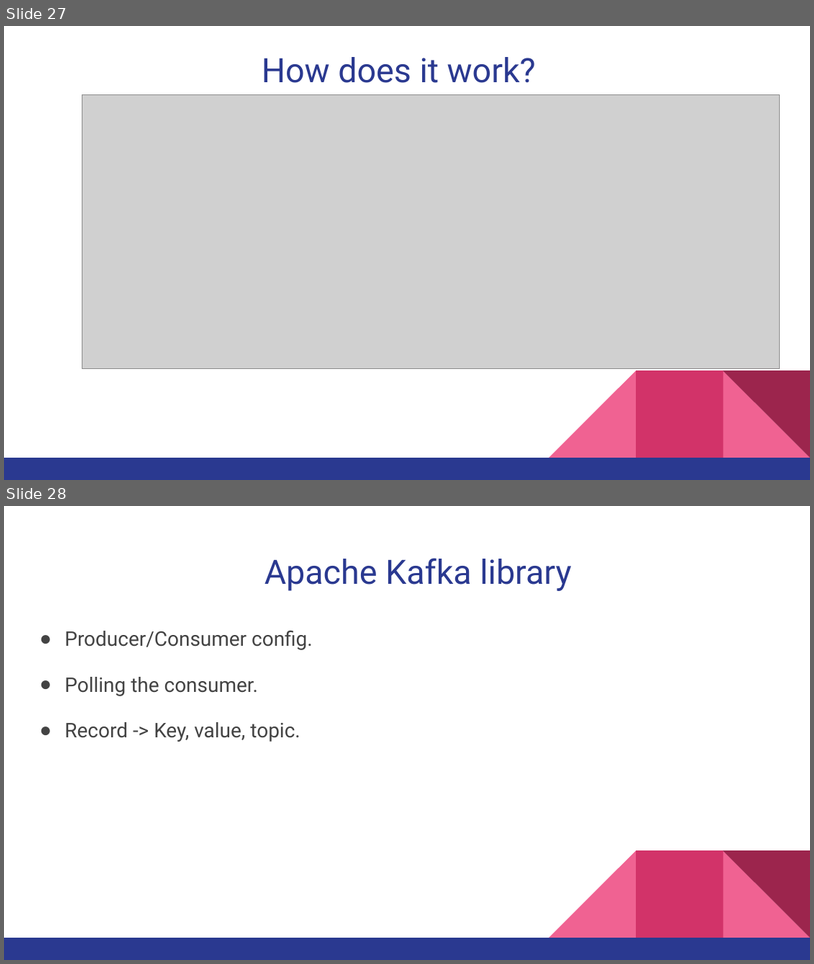
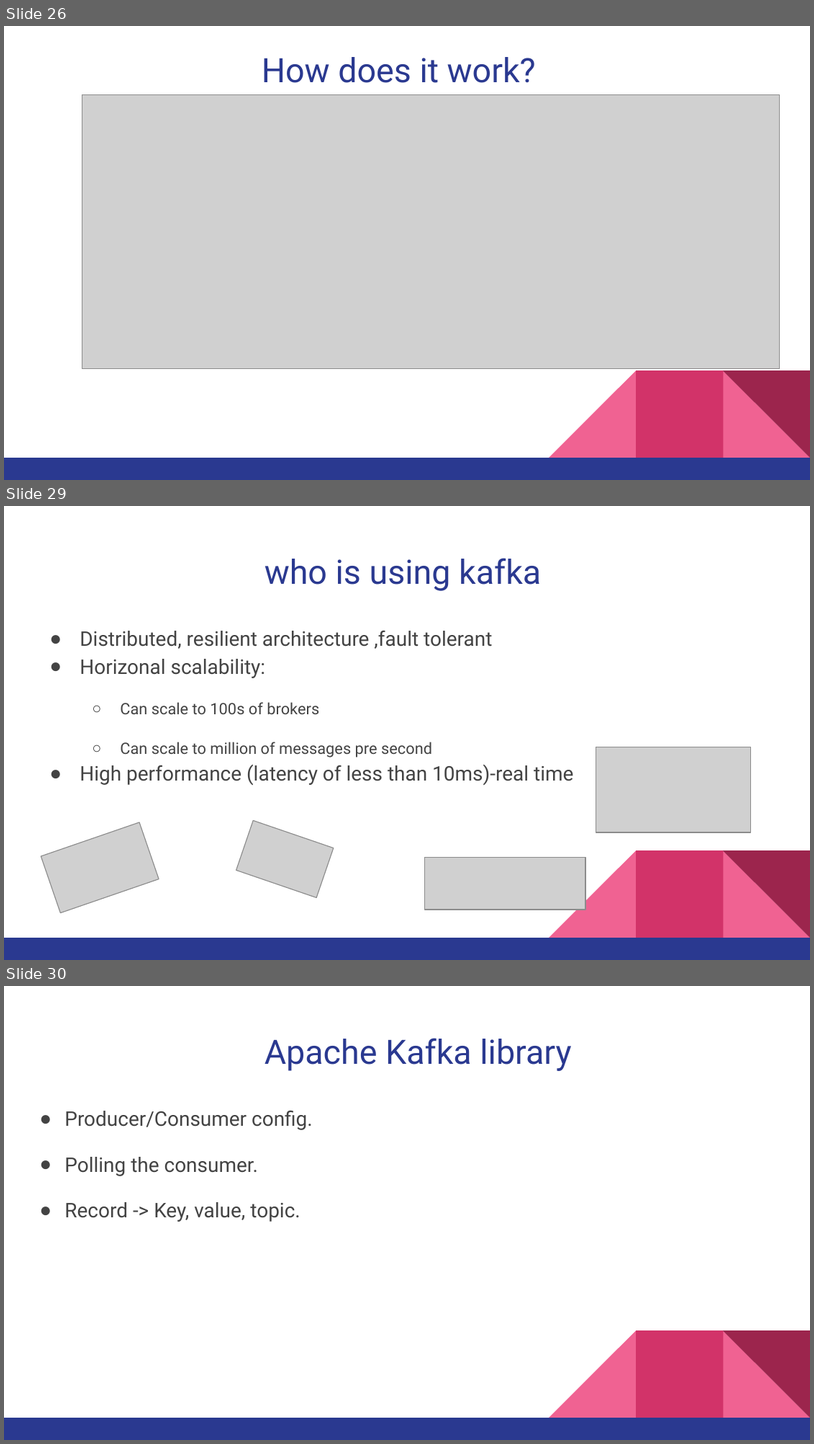
Before and after one commit to sebivenlo/Kafka2019, a slide deck: KafkaWorkshop.pptx. Shown one above the other, each under a label of ours: slides 27 and 28 before the commit, slides 26, 29 and 30 after it; the slides between them are not shown. The pictures are 814x964 and 814x1444 pixels, drawn with LibreOffice and Linux fonts; fonts in the diff are those of the drawing; grey boxes stand for pictures. Boxes give left, top, right and bottom in pixels: in the first picture for what was removed or moved away, otherwise in the second. Text is boxed around its words. In the diff, an @@ line names an element or a change of style, - is before the commit and + after.

Commit message:
add slides to presintation and real articles to the front-end

```diff
--- a/KafkaWorkshop.pptx
+++ b/KafkaWorkshop.pptx
@@ slide 29 added at (x1=4, y1=506, x2=810, y2=960), background #FFFFFF; not listed: 5 template elements that a slide beside it also shows @@
@@ title added at (x1=265, y1=558, x2=541, y2=591), 30 pt, text #2A3990 @@
+who is using kafka
@@ text added at (x1=80, y1=630, x2=574, y2=785), 18 pt, text #434343 @@
+● Distributed, resilient architecture ,fault tolerant
+● Horizonal scalability:
+  ○ Can scale to 100s of brokers
+  ○ Can scale to million of messages pre second
+● High performance (latency of less than 10ms)-real time
@@ picture added at (x1=596, y1=747, x2=751, y2=833) @@
@@ picture added at (x1=41, y1=822, x2=159, y2=912) @@
@@ picture added at (x1=237, y1=821, x2=334, y2=897) @@
@@ picture added at (x1=425, y1=857, x2=586, y2=909) @@
@@ what was slide 27 is now slide 26 @@
@@ what was slide 28 is now slide 30 @@
```
Also in this commit, not shown: 1 slide changed, 1 other slide added, 2 other files.
